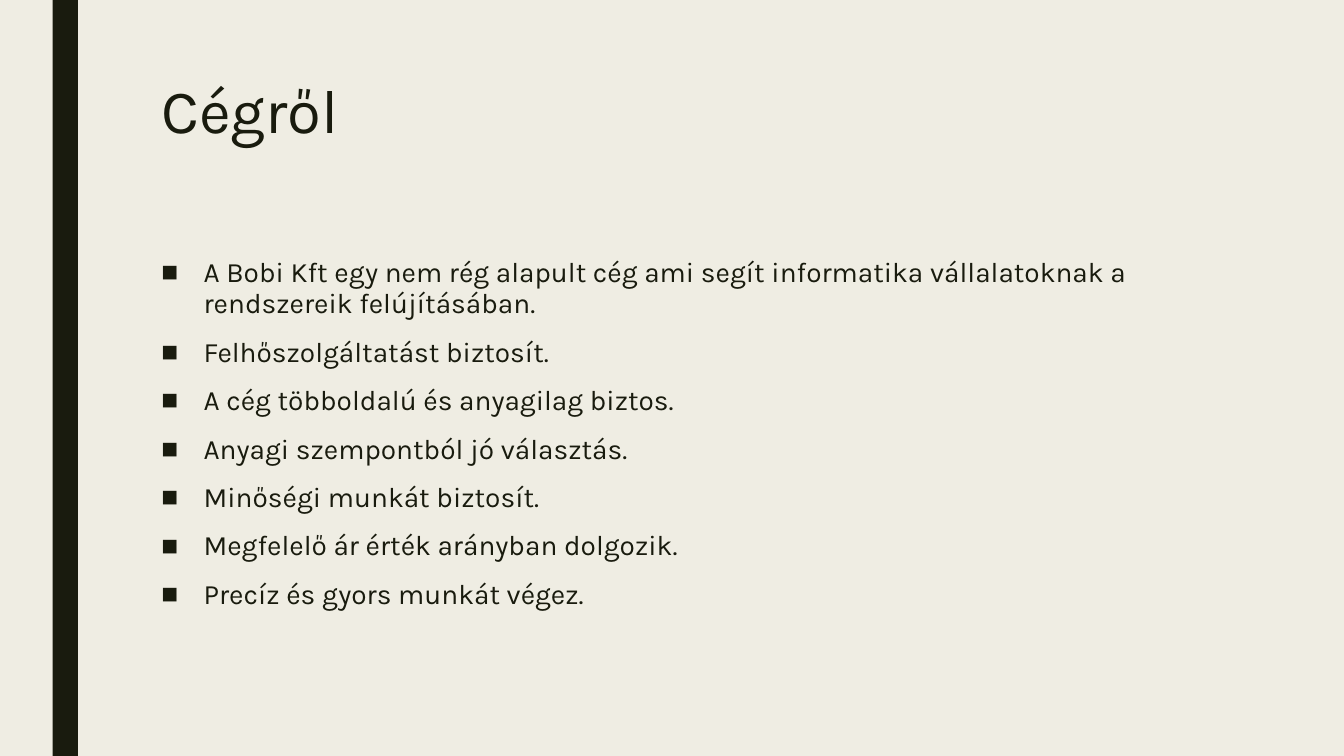
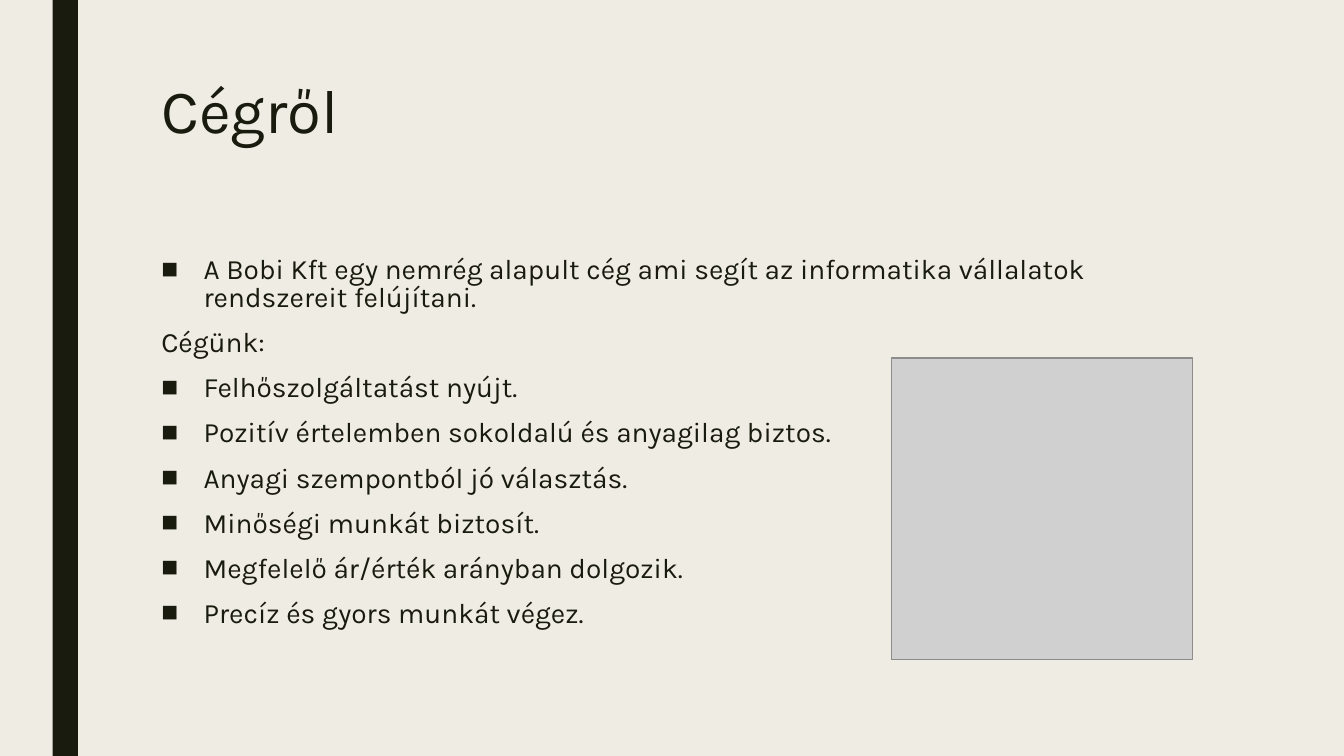
Before and after one commit to HrubosMark/Bobi-KFT, a slide deck: slide 2 of Bobi_Kft.pptx. Drawn at 1344x756 pixels with LibreOffice and Linux fonts; fonts in the diff are those of the drawing; grey boxes stand for pictures. Boxes give left, top, right and bottom in pixels: in the first picture for what was removed or moved away, otherwise in the second. Text is boxed around its words. In the diff, an @@ line names an element or a change of style, - is before the commit and + after.

```diff
--- a/Bobi_Kft.pptx
+++ b/Bobi_Kft.pptx
@@ text at box(161, 257, 1085, 449): text changed @@
-■ A Bobi Kft egy nem rég alapult cég ami segít informatika vállalatoknak a rendszereik felújításában.
-■ Felhőszolgáltatást biztosít.
-■ A cég többoldalú és anyagilag biztos.
+■ A Bobi Kft egy nemrég alapult cég ami segít az informatika vállalatok rendszereit felújítani.
+Cégünk:
+■ Felhőszolgáltatást nyújt.
+■ Pozitív értelemben sokoldalú és anyagilag biztos.
@@ picture added at box(891, 358, 1193, 659) @@
@@ text at box(204, 466, 627, 630): line spacing 0.94 to 0.84 @@
@@ text at box(204, 557, 682, 585): text changed @@
-■ Megfelelő ár érték arányban dolgozik.
+■ Megfelelő ár/érték arányban dolgozik.
```
Also in this commit, not shown: 8 other slides changed, 11 slides added, 1 slide removed.
